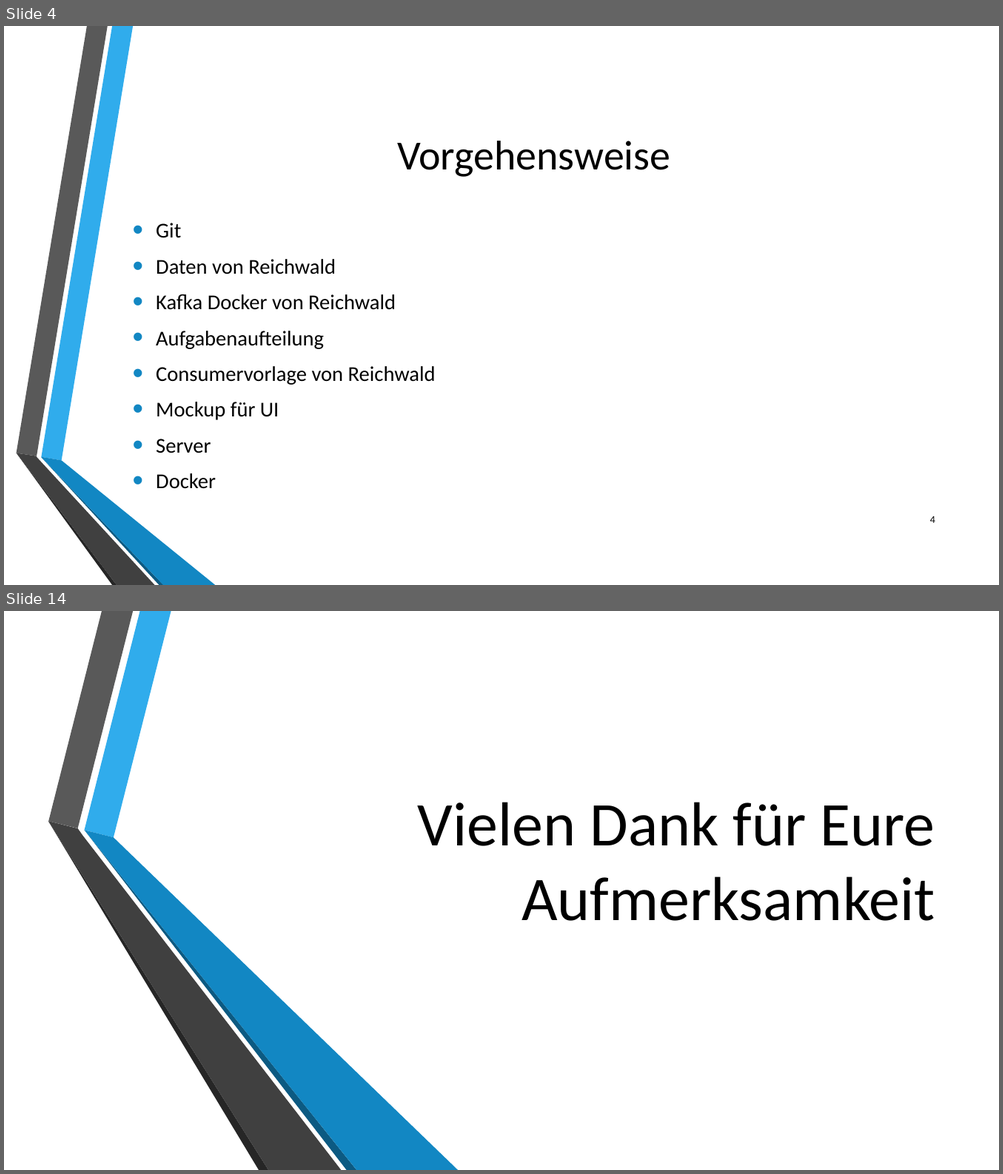
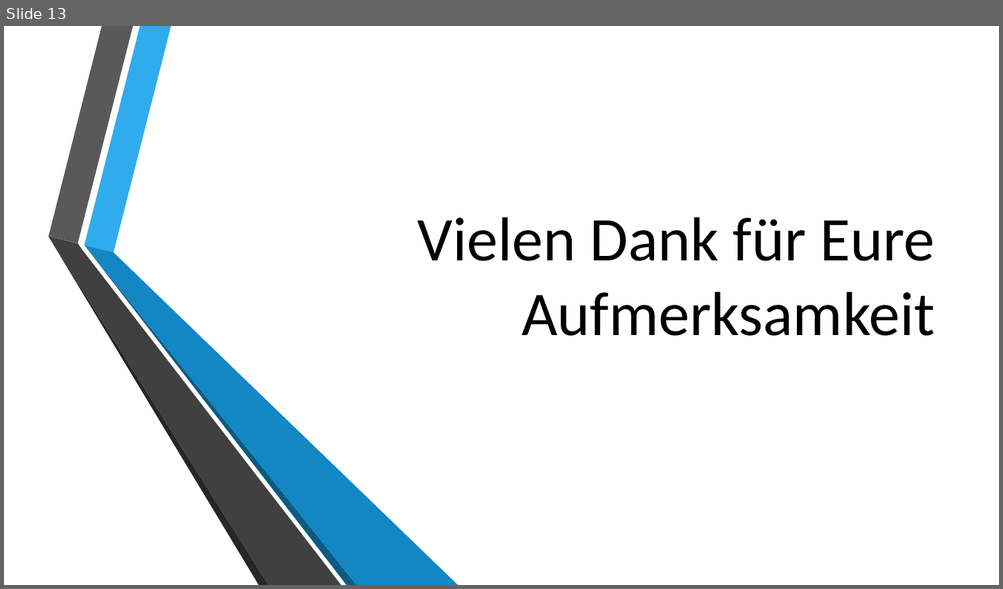
Before and after one commit to philipwagner1994/ProjectDHBW, a slide deck: Documentation/Projektpräsentationabschluss.pptx. Shown one above the other, each under a label of ours: slides 4 and 14 before the commit, slide 13 after it; the slides between them are not shown. The pictures are 1003x1174 and 1003x589 pixels, drawn with LibreOffice and Linux fonts; fonts in the diff are those of the drawing; background and template pictures are left out. Boxes give left, top, right and bottom in pixels: in the first picture for what was removed or moved away, otherwise in the second. Text is boxed around its words. In the diff, an @@ line names an element or a change of style, - is before the commit and + after.

```diff
--- a/Documentation/Projektpräsentationabschluss.pptx
+++ b/Documentation/Projektpräsentationabschluss.pptx
@@ slide 4 removed at (x1=4, y1=26, x2=999, y2=585), background picture (left out) @@
@@ title removed at (x1=397, y1=141, x2=670, y2=177) @@
-Vorgehensweise
@@ text removed at (x1=156, y1=259, x2=435, y2=489) @@
-• Git
-• Daten von Reichwald
-• Kafka Docker von Reichwald
-• Aufgabenaufteilung
-• Consumervorlage von Reichwald
-• Mockup für UI
-• Server
-• Docker
@@ group removed at (x1=16, y1=26, x2=215, y2=585): 6 freeform shapes @@
@@ page number removed at (x1=930, y1=517, x2=935, y2=523) @@
-4
@@ what was slide 14 is now slide 13 @@
```
Also in this commit, not shown: 3 slides changed, 9 slides added, 9 other slides removed.
